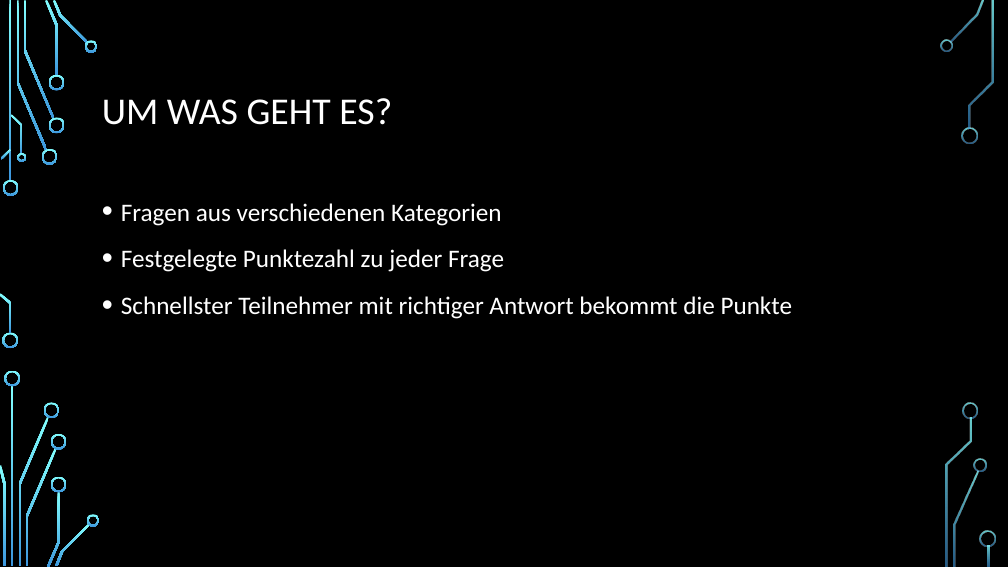
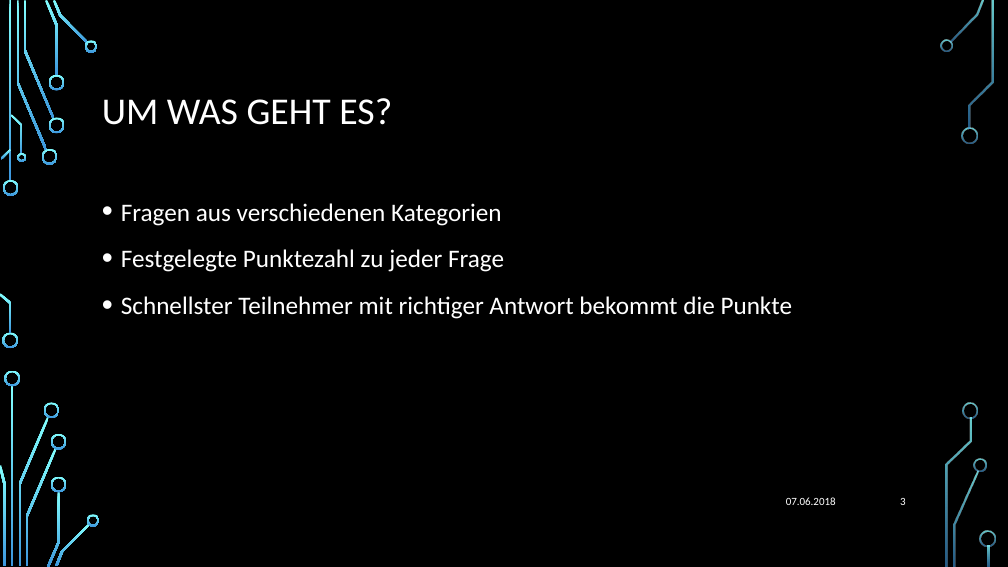
Before and after one commit to P1zz4br0etch3n/jeopardy, a slide deck: slide 3 of Jeopardy.pptx. Drawn at 1008x567 pixels with LibreOffice and Linux fonts; fonts in the diff are those of the drawing; background and template pictures are left out. Boxes give left, top, right and bottom in pixels: in the first picture for what was removed or moved away, otherwise in the second. Text is boxed around its words. In the diff, an @@ line names an element or a change of style, - is before the commit and + after.

```diff
--- a/Jeopardy.pptx
+++ b/Jeopardy.pptx
@@ text added at (786,497,836,505), 10.5 pt, text #FFFFFF @@
+07.06.2018
@@ page number added at (900,498,906,505), 10.5 pt, text #FFFFFF @@
+3
```
Also in this commit, not shown: 4 other slides changed, 2 other files.
